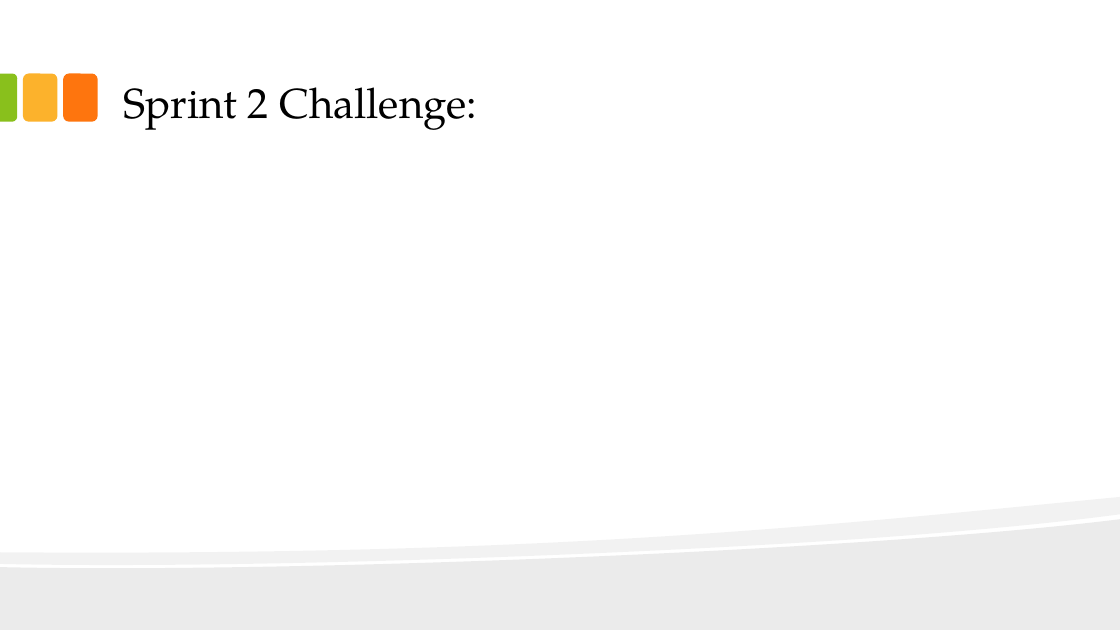
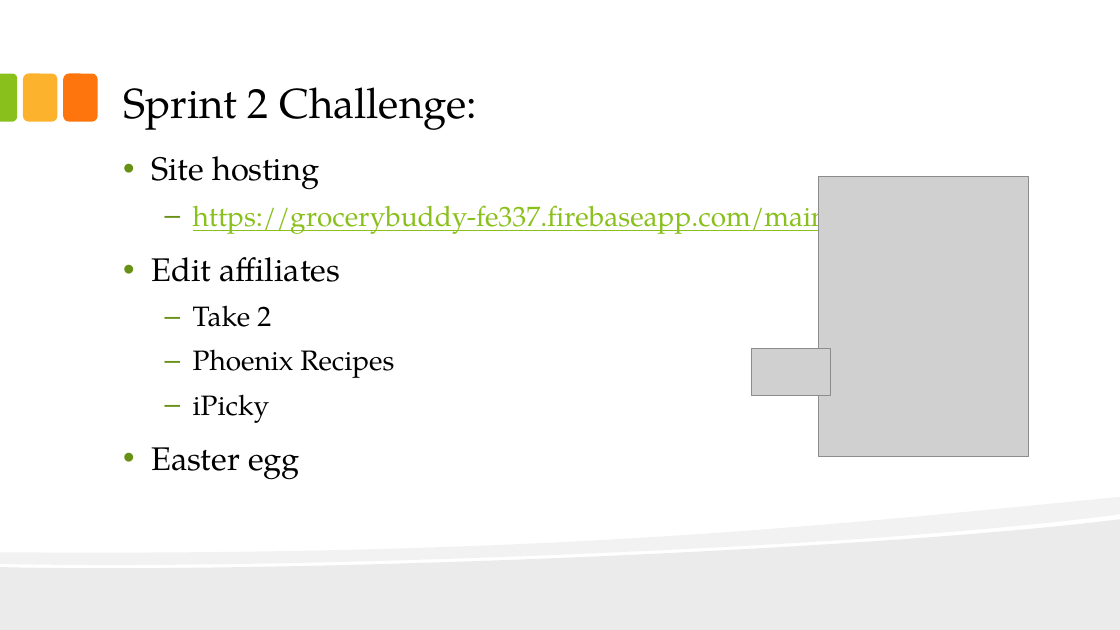
Before and after one commit to pclundaahl/grocerybuddy, a slide deck: slide 6 of Team Docs/Sprint 2 Presentation.pptx (slide 7 before the commit). Drawn at 1120x630 pixels with LibreOffice and Linux fonts; fonts in the diff are those of the drawing; grey boxes stand for pictures. Boxes give left, top, right and bottom in pixels: in the first picture for what was removed or moved away, otherwise in the second. Text is boxed around its words. In the diff, an @@ line names an element or a change of style, - is before the commit and + after.

```diff
--- a/Team Docs/Sprint 2 Presentation.pptx
+++ b/Team Docs/Sprint 2 Presentation.pptx
@@ text added at (x1=151, y1=156, x2=828, y2=480), 24 pt, text #000000 @@
+• Site hosting
+  – https://grocerybuddy-fe337.firebaseapp.com/main
+• Edit affiliates
+  – Take 2
+  – Phoenix Recipes
+  – iPicky
+• Easter egg
@@ picture added at (x1=818, y1=176, x2=1028, y2=456) @@
@@ picture added at (x1=752, y1=348, x2=831, y2=395) @@
```
Also in this commit, not shown: 5 other slides changed, 1 slide added, 1 slide removed.
